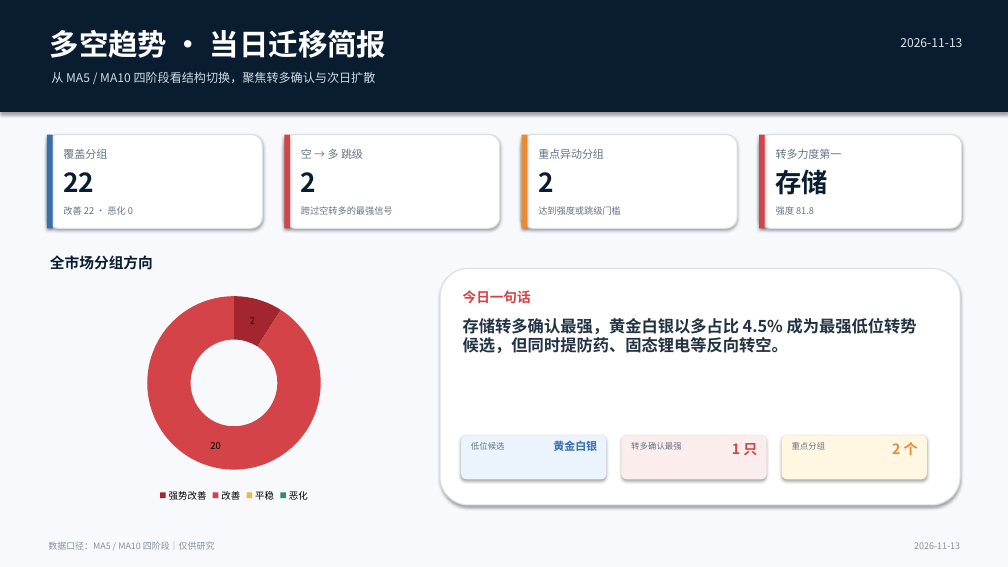
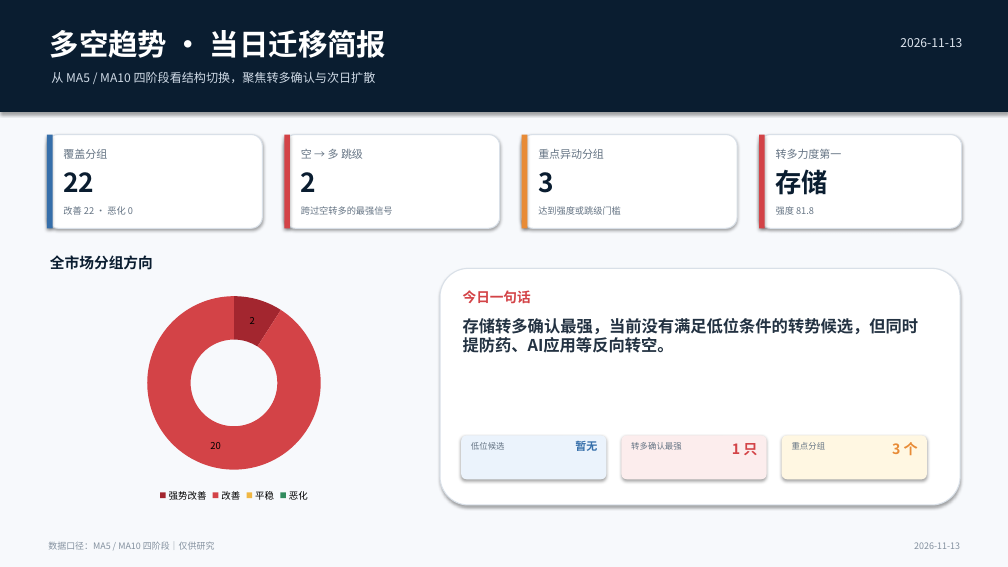
Before and after one commit to nancybhc/a-share-blast-lab, a slide deck: slide 1 of assets/多空阶段简报_2026-11-13.pptx. Drawn at 1008x567 pixels with LibreOffice and Linux fonts; fonts in the diff are those of the drawing. Boxes give left, top, right and bottom in pixels: in the first picture for what was removed or moved away, otherwise in the second. Text is boxed around its words. In the diff, an @@ line names an element or a change of style, - is before the commit and + after.

```diff
--- a/assets/多空阶段简报_2026-11-13.pptx
+++ b/assets/多空阶段简报_2026-11-13.pptx
@@ text at <box>538,172,553,193</box>: text changed @@
-2
+3
@@ text at <box>463,318,918,353</box>: text changed @@
-存储转多确认最强，黄金白银以多占比 4.5% 成为最强低位转势候选，但同时提防药、固态锂电等反向转空。
+存储转多确认最强，当前没有满足低位条件的转势候选，但同时提防药、AI应用等反向转空。
@@ text at <box>575,441,597,451</box>: text changed @@
-黄金白银
+暂无
@@ text at <box>892,442,918,456</box>: text changed @@
-2 个
+3 个
```
Also in this commit, not shown: 3 other slides changed, 8 other files.
